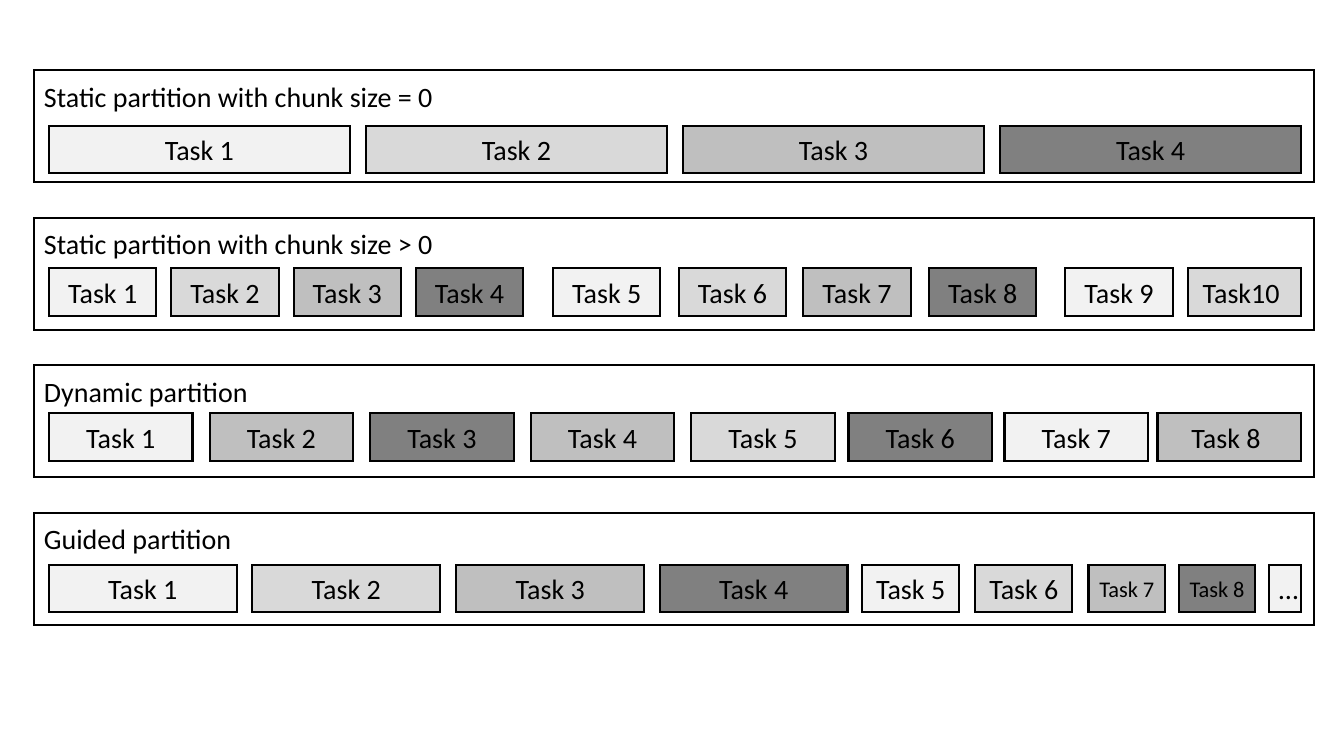
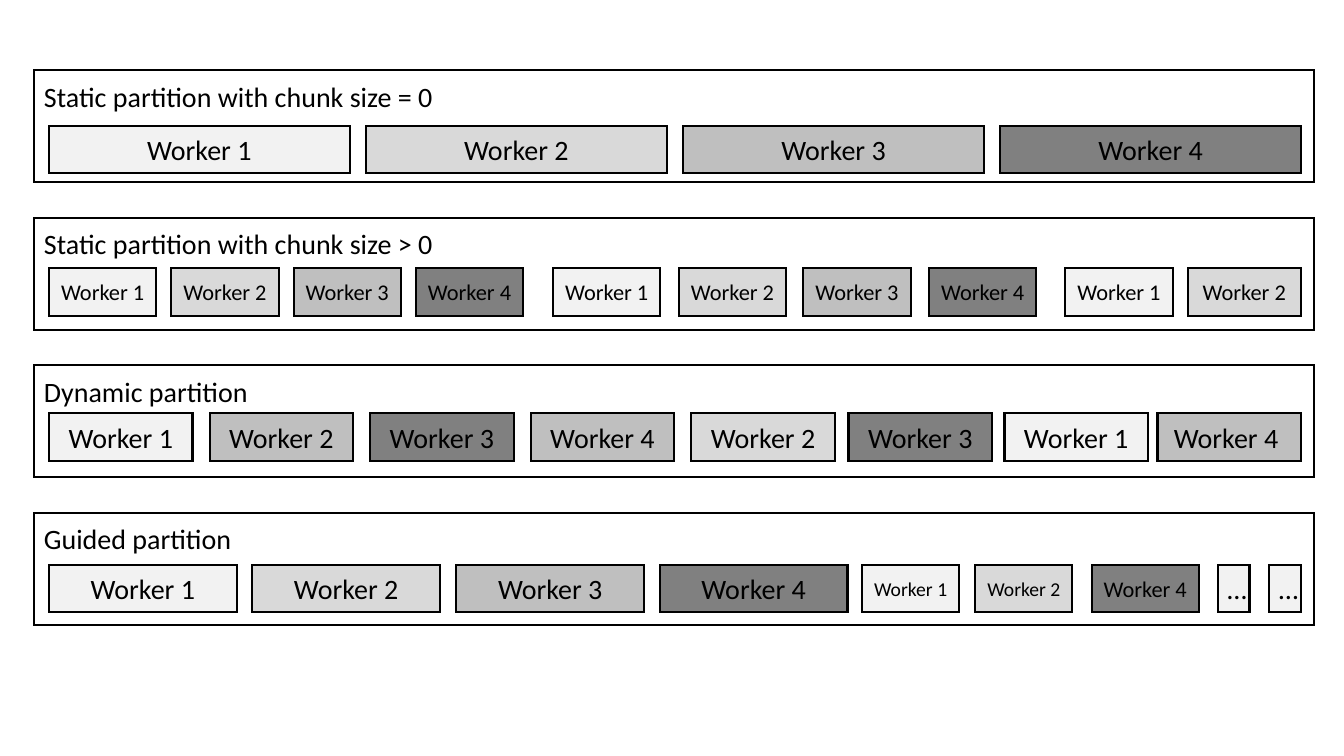
Before and after one commit to taskflow/taskflow, a slide deck: slide 1 of doxygen/images/figures.pptx. Drawn at 1344x756 pixels with LibreOffice and Linux fonts; fonts in the diff are those of the drawing. Boxes give left, top, right and bottom in pixels: in the first picture for what was removed or moved away, otherwise in the second. Text is boxed around its words. In the diff, an @@ line names an element or a change of style, - is before the commit and + after.

```diff
--- a/doxygen/images/figures.pptx
+++ b/doxygen/images/figures.pptx
@@ text in rectangle at [147,140,251,160]: text changed @@
-Task 1
+Worker 1
@@ text in rectangle at [464,140,568,160]: text changed @@
-Task 2
+Worker 2
@@ text in rectangle at [781,140,886,160]: text changed @@
-Task 3
+Worker 3
@@ text in rectangle at [1098,140,1203,160]: text changed @@
-Task 4
+Worker 4
@@ text in rectangle at [61,284,144,300]: text changed; size 20 to 16 pt @@
-Task 1
+Worker 1
@@ text in rectangle at [183,284,266,300]: text changed; size 20 to 16 pt @@
-Task 2
+Worker 2
@@ text in rectangle at [306,284,388,300]: text changed; size 20 to 16 pt @@
-Task 3
+Worker 3
@@ text in rectangle at [428,284,511,300]: text changed; size 20 to 16 pt @@
-Task 4
+Worker 4
@@ text in rectangle at [565,284,648,300]: text changed; size 20 to 16 pt @@
-Task 5
+Worker 1
@@ text in rectangle at [691,284,774,300]: text changed; size 20 to 16 pt @@
-Task 6
+Worker 2
@@ text in rectangle at [815,284,898,300]: text changed; size 20 to 16 pt @@
-Task 7
+Worker 3
@@ text in rectangle at [941,284,1024,300]: text changed; size 20 to 16 pt @@
-Task 8
+Worker 4
@@ text in rectangle at [1077,284,1160,300]: text changed; size 20 to 16 pt @@
-Task 9
+Worker 1
@@ text in rectangle at [1203,284,1286,300]: text changed; size 20 to 16 pt @@
-Task10
+Worker 2
@@ text in rectangle at [69,428,173,448]: text changed @@
-Task 1
+Worker 1
@@ text in rectangle at [229,428,333,448]: text changed @@
-Task 2
+Worker 2
@@ text in rectangle at [390,428,494,448]: text changed @@
-Task 3
+Worker 3
@@ text in rectangle at [550,428,654,448]: text changed @@
-Task 4
+Worker 4
@@ text in rectangle at [711,428,815,448]: text changed @@
-Task 5
+Worker 2
@@ text in rectangle at [868,428,972,448]: text changed @@
-Task 6
+Worker 3
@@ text in rectangle at [1024,428,1128,448]: text changed @@
-Task 7
+Worker 1
@@ text in rectangle at [1174,428,1278,448]: text changed @@
-Task 8
+Worker 4
@@ rectangle removed at [1089,565,1166,612] @@
-Task 7
@@ rectangle "Worker 4": place and size @@
-rectangle "Worker 4" at [1179,565,1255,612]
+rectangle "Worker 4" at [1092,565,1199,612]
@@ rectangle added at [1218,565,1250,612], fill #F2F2F2, outline #000000 1.5 pt, 20 pt, text #000000 @@
+…
@@ text in rectangle at [91,579,195,599]: text changed @@
-Task 1
+Worker 1
@@ text in rectangle at [294,579,398,599]: text changed @@
-Task 2
+Worker 2
@@ text in rectangle at [498,579,602,599]: text changed @@
-Task 3
+Worker 3
@@ text in rectangle at [701,579,806,599]: text changed @@
-Task 4
+Worker 4
@@ text in rectangle at [874,582,947,596]: text changed; size 20 to 14 pt @@
-Task 5
+Worker 1
@@ text in rectangle at [987,582,1060,596]: text changed; size 20 to 14 pt @@
-Task 6
+Worker 2
@@ text in rectangle at [1104,581,1186,597]: text changed @@
-Task 8
+Worker 4
```
Also in this commit, not shown: 26 other files.
